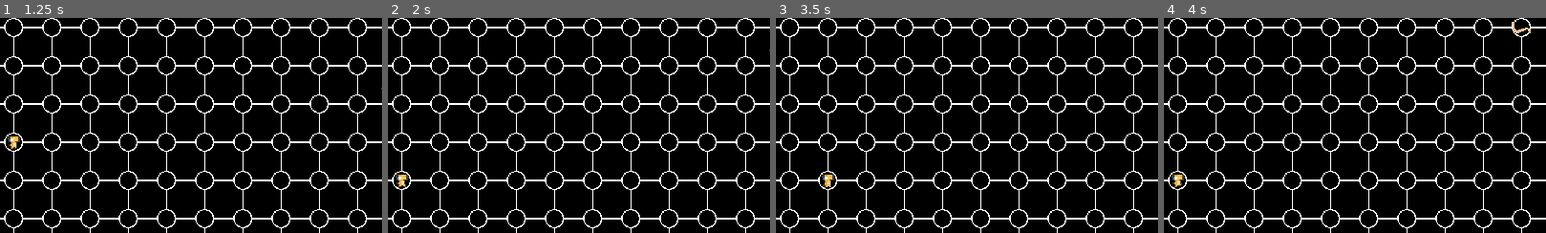
Above: before the commit, frames 1-4 (left to right).
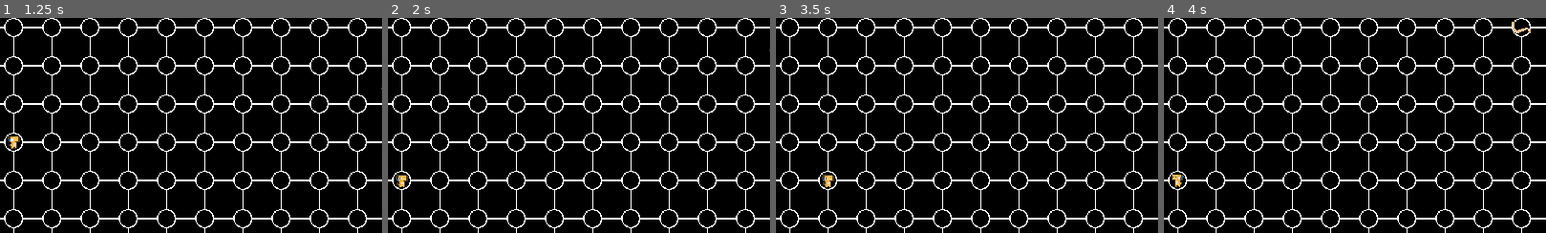
Above: after the commit, the same moments.

Repository: Knight-XAura/Parasitic-Invasion
Game: Godot game, scene res://main_menu/main_menu.tscn
The game is run twice, just before and just after one commit, with the same random seed, the same clock (stepped at 60 frames per second) and the same inputs.
Inputs:
- Up to frame 1 (1.25 s): tap Space (play) at 0.5, 0.8 s; hold Right (move_right) from 0.53 s (still down); tap Up (move) at 0.6 s
- Up to frame 2 (2 s): tap Space (play) at 1.25, 1.35 s; release Right (move_right) at 1.28 s; hold Down (move_down) from 1.28 s (still down); tap Up (move) at 1.55 s
- Up to frame 3 (3.5 s): tap Enter at 2 s; release Down (move_down) at 2.03 s; hold Right (move_right) from 2.03 s (still down); tap Up (move) at 2.1, 3.05 s; tap Space (play) at 2.3, 2.75, 2.85 s
- Up to frame 4 (4 s): tap Enter at 3.5 s; release Right (move_right) at 3.53 s; hold Left (move_left) from 3.53 s (still down); tap Up (move) at 3.6 s; tap Space (play) at 3.8 s
The pictures show only the part of the screen within x 46-96%, y 11-61%; the shares and areas given below are measured in that part.

Frame 1 is identical in both runs. In frame 2, less than 0.1% of the frame differs, in the area x 2-6%, y 72-79%; in frame 3, less than 0.1%; in frame 4, 0.1%.

Commit message:
Day 6
1. fixed bug previous night where seemingly random changes to turn count were happening.
2, fixed flipping of h on animated player sprite
3. Gave self modulate values for enemy sprite based on there element

Diff:
--- a/enemy/enemy.gd
+++ b/enemy/enemy.gd
@@ -37,6 +37,7 @@
 @onready var battle_turn: Timer = $BattleTurn
 @onready var battler: CharacterBody2D = $/root/World/Player
 @onready var health_bar: ProgressBar = $HealthBar
+@onready var sprite_2d: Sprite2D = $Sprite2D
 
 
 func _ready() -> void:
@@ -45,10 +46,13 @@
 	match elemental_attack:
 		"Fire":
 			elemental_weakness = "Water"
+			sprite_2d.self_modulate = Color(0.937, 0.122, 0)
 		"Water":
 			elemental_weakness = "Grass"
+			sprite_2d.self_modulate = Color(0, 0.498, 0.937)
 		"Grass":
 			elemental_weakness = "Fire"
+			sprite_2d.self_modulate = Color(0.122, 0.867, 0.247)
 
 func move() -> void:
 	randomize()
--- a/player/player.gd
+++ b/player/player.gd
@@ -33,10 +33,7 @@
 var original_defense: int = 2
 var original_critical_hit_chance: int = 5
 var original_critical_hit_bonus = 2
-var element_turn_count: int = 0:
-	set(value):
-		print(value)
-		element_turn_count = value
+var element_turn_count: int = 0
 var element_turn_threshold: int = 10
 var is_elementally_super_buffed: bool = false
 
@@ -58,15 +55,14 @@
 			position += velocity * MOVE_DISTANCE
 		else:
 			return
-		animated_sprite_2d.play("move_" + animation_element)
-		print(velocity.x)
+		#animated_sprite_2d.play("move_" + animation_element)
 		match velocity.x:
-			-1:
+			-1.0:
 				animated_sprite_2d.flip_h = true
-			1:
+			1.0:
 				animated_sprite_2d.flip_h = false
 		player_moved.emit()
-		await animated_sprite_2d.animation_finished
+		#await animated_sprite_2d.animation_finished
 		if is_not_normal_element:
 			element_turn_count += 1
 		if is_not_normal_element and element_turn_count == element_turn_threshold:
@@ -81,7 +77,6 @@
 				critical_hit_chance = original_critical_hit_chance
 				critical_hit_bonus = original_critical_hit_bonus
 			element_turn_count = 0
-		print(element_turn_count)
 		animated_sprite_2d.play("idle_" + animation_element)
 
 
--- a/world.gd
+++ b/world.gd
@@ -1,6 +1,6 @@
 extends Node2D
 
-const elements = ["Fire", "Water", "Grass"]
+const elements = ["Fire", "Water", "Grass", "None"]
 const edge_spawn_tiles: Array[Vector2] = [
 	Vector2(32, 96), Vector2(32, 160), Vector2(32, 224), Vector2(32, 288), Vector2(32, 352), Vector2(32, 416), Vector2(32, 480), Vector2(32, 544), Vector2(32, 608),
 	Vector2(96, 608), Vector2(160, 608), Vector2(224, 608), Vector2(288, 608), Vector2(352, 608), Vector2(416, 608), Vecto …(245 unchanged characters)…
@@ -31,9 +31,9 @@
 var ally_list: Array[CharacterBody2D]
 var powerup_list: Array[Area2D]
 var enemy_spawn_turn_counter: int = 0
-var enemy_spawn_turn_threshold: int = 25 # 10
+var enemy_spawn_turn_threshold: int = 10
 var powerup_spawn_turn_counter: int = 0
-var powerup_spawn_turn_threshold: int = 5 # 15
+var powerup_spawn_turn_threshold: int = 15
 var powerup_scenes: Array[PackedScene] = [
 	preload("res://powerups/health/health.tscn"),
 	preload("res://powerups/elements/fire/fire.tscn"),
@@ -135,7 +135,6 @@
 			player.critical_hit_bonus = player.original_critical_hit_bonus
 		player.element_turn_count = 0
 	player.animated_sprite_2d.play("idle_" + player.animation_element)
-	print(player.element_turn_count)
 	if powerup_spawn_turn_counter == powerup_spawn_turn_threshold:
 		powerup_spawn_turn_counter = 0
 		spawn_powerup()
